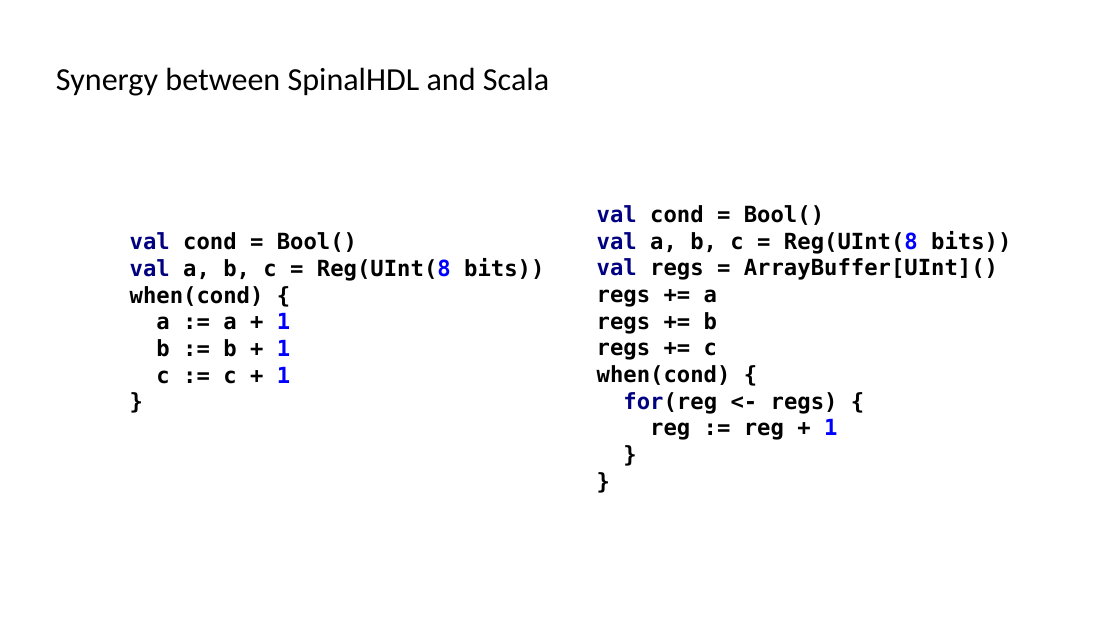
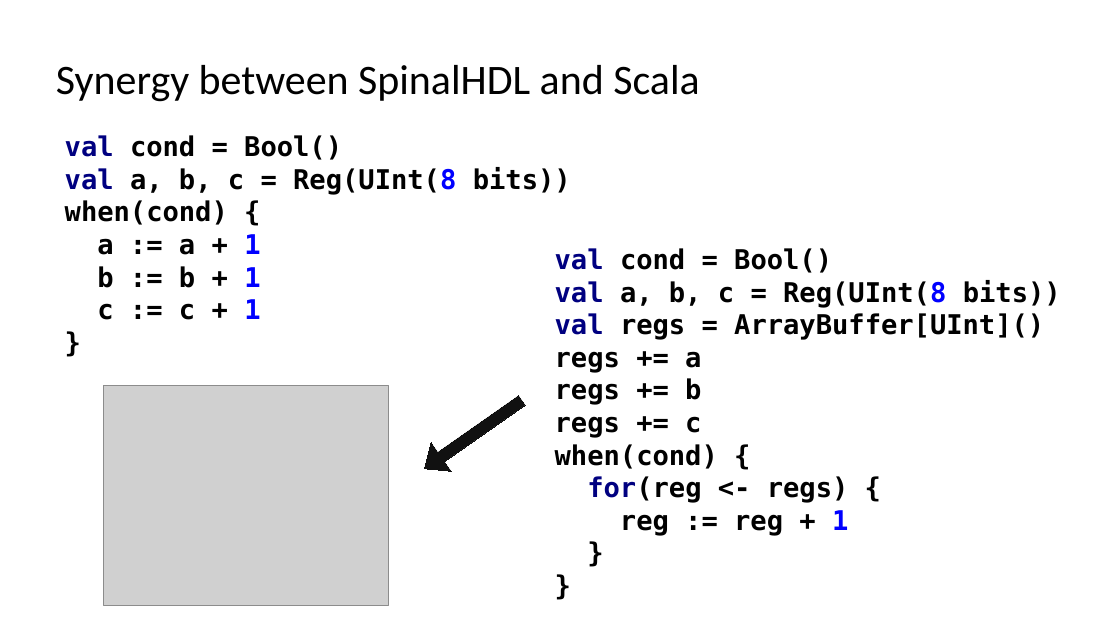
Before and after one commit to SpinalHDL/SpinalDoc, a slide deck: slide 5 of presentation/en/wosh_2019.odp. Drawn at 1120x630 pixels with LibreOffice and Linux fonts; fonts in the diff are those of the drawing; grey boxes stand for pictures. Boxes give left, top, right and bottom in pixels: in the first picture for what was removed or moved away, otherwise in the second. Text is boxed around its words. In the diff, an @@ line names an element or a change of style, - is before the commit and + after.

```diff
--- a/presentation/en/wosh_2019.odp
+++ b/presentation/en/wosh_2019.odp
@@ title "Synergy between SpinalHDL and Scala" at <box>56,65,699,102</box>: size 26 to 34 pt @@
@@ text "val cond = Bool() val ..." at <box>65,135,571,320</box>: size 18 to 22 pt @@
@@ text "val cond = Bool() val ...": place and size @@
-text "val cond = Bool() val ..." at <box>130,232,544,384</box>
+text "val cond = Bool() val ..." at <box>65,135,571,320</box>
@@ text "val cond = Bool() val ...": place and size @@
-text "val cond = Bool() val ..." at <box>597,205,1011,440</box>
+text "val cond = Bool() val ..." at <box>555,248,1061,536</box>
@@ text "val cond = Bool() val ..." at <box>555,248,1061,536</box>: size 18 to 22 pt @@
@@ picture added at <box>103,385,388,605</box> @@
@@ right arrow added at <box>414,386,532,483</box>, fill #111111, outline #111111 0 pt @@
```
Also in this commit, not shown: 6 other slides changed, 4 slides added, 2 other files.
